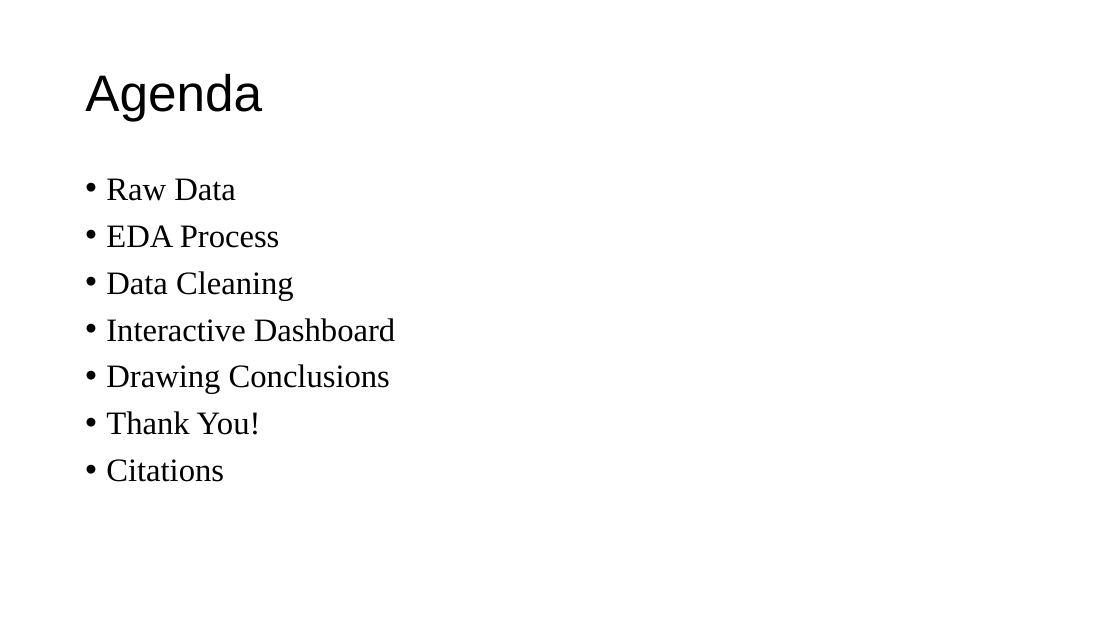
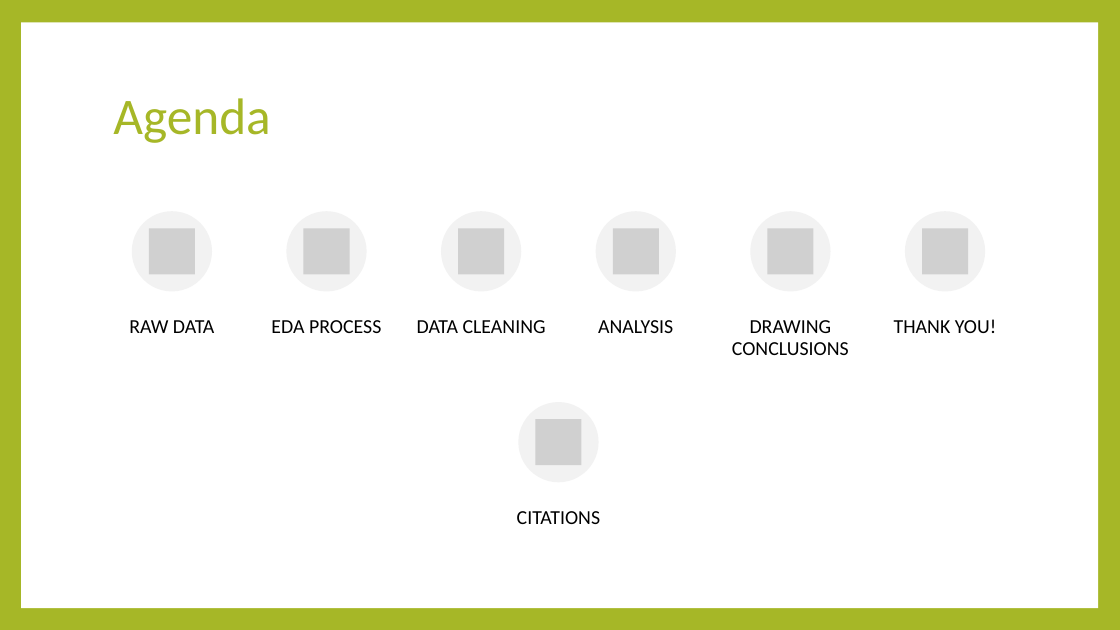
Before and after one commit to Mybiss55/DataAnalyticsProjects, a slide deck: slide 2 of Climate Change Presentation.pptx. Drawn at 1120x630 pixels with LibreOffice and Linux fonts; fonts in the diff are those of the drawing; grey boxes stand for pictures. Boxes give left, top, right and bottom in pixels: in the first picture for what was removed or moved away, otherwise in the second. Text is boxed around its words. In the diff, an @@ line names an element or a change of style, - is before the commit and + after.

```diff
--- a/Climate Change Presentation.pptx
+++ b/Climate Change Presentation.pptx
@@ background #FFFFFF to #A6B727 @@
@@ rectangle added at (21, 23, 1098, 608), fill #FFFFFF @@
@@ title "Agenda": place and size @@
-title "Agenda" at (85, 73, 262, 121)
+title "Agenda" at (113, 98, 270, 143)
@@ title "Agenda" at (113, 98, 270, 143): font Arial to Calibri, text colour #000000 to #A6B727 @@
@@ text removed at (106, 178, 395, 482) @@
-• Raw Data
-• EDA Process
-• Data Cleaning
-• Interactive Dashboard
-• Drawing Conclusions
-• Thank You!
-• Citations
@@ group added at (129, 211, 996, 524): 7 ellipses, 7 pictures, 7 texts @@
+RAW DATA
+EDA PROCESS
+DATA CLEANING
+ANALYSIS
+DRAWING CONCLUSIONS
+THANK YOU!
+CITATIONS
```
Also in this commit, not shown: 7 other slides changed, 6 slides added, 3 slides removed, 5 other files.
